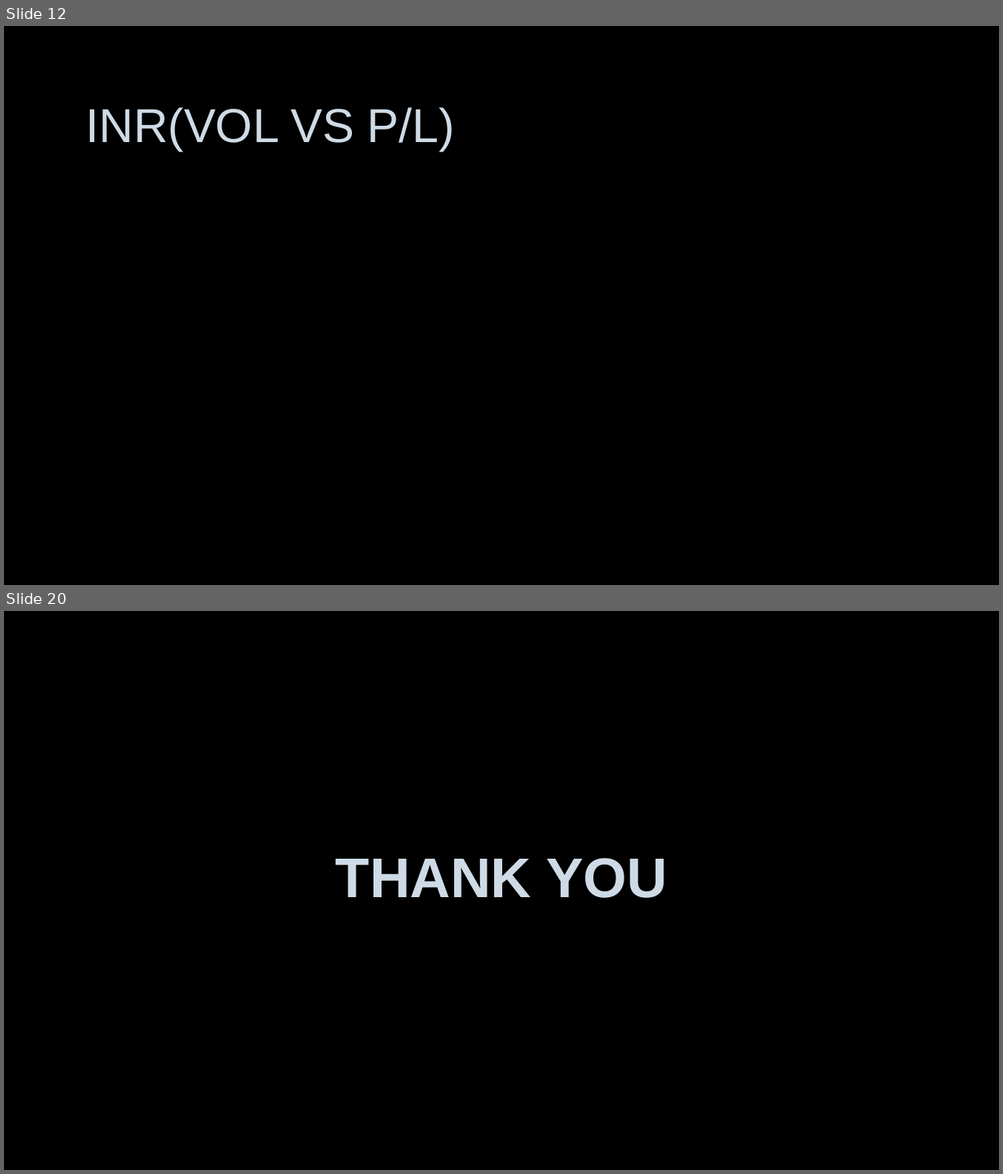
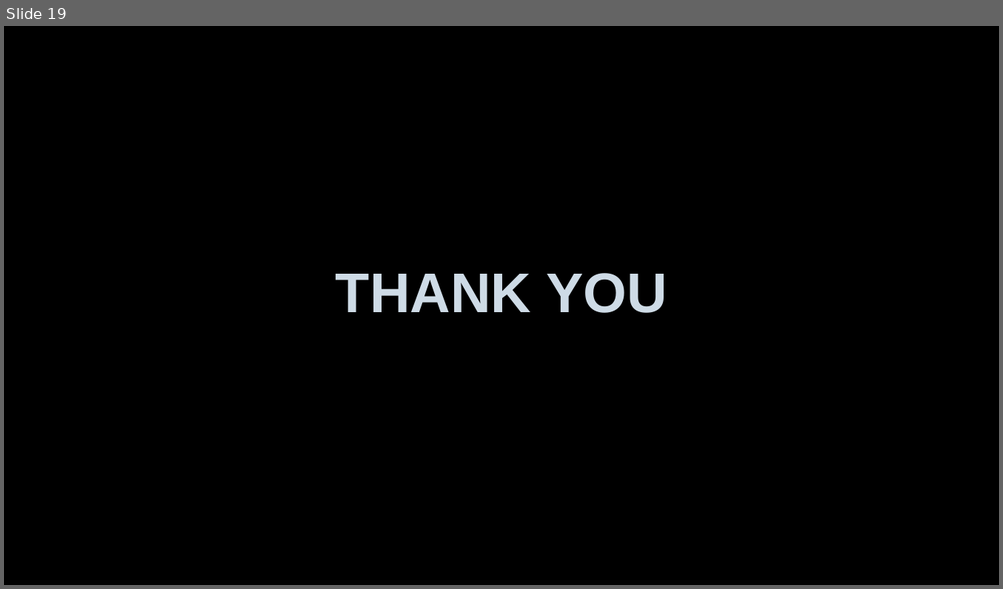
Before and after one commit to abhi-824/probability_stats, a slide deck: STOCK ANALYSIS USING EXCEL.pptx. Shown one above the other, each under a label of ours: slides 12 and 20 before the commit, slide 19 after it; the slides between them are not shown. The pictures are 1003x1174 and 1003x589 pixels, drawn with LibreOffice and Linux fonts; fonts in the diff are those of the drawing; background and template pictures are left out. Boxes give left, top, right and bottom in pixels: in the first picture for what was removed or moved away, otherwise in the second. Text is boxed around its words. In the diff, an @@ line names an element or a change of style, - is before the commit and + after.

```diff
--- a/STOCK ANALYSIS USING EXCEL.pptx
+++ b/STOCK ANALYSIS USING EXCEL.pptx
@@ slide 12 removed at box(4, 26, 999, 585), background picture (left out) @@
@@ title removed at box(86, 107, 455, 151) @@
-INR(VOL VS P/L)
@@ what was slide 20 is now slide 19 @@
```
Also in this commit, not shown: 15 slides changed, 3 slides added, 3 other slides removed, 2 other files.
